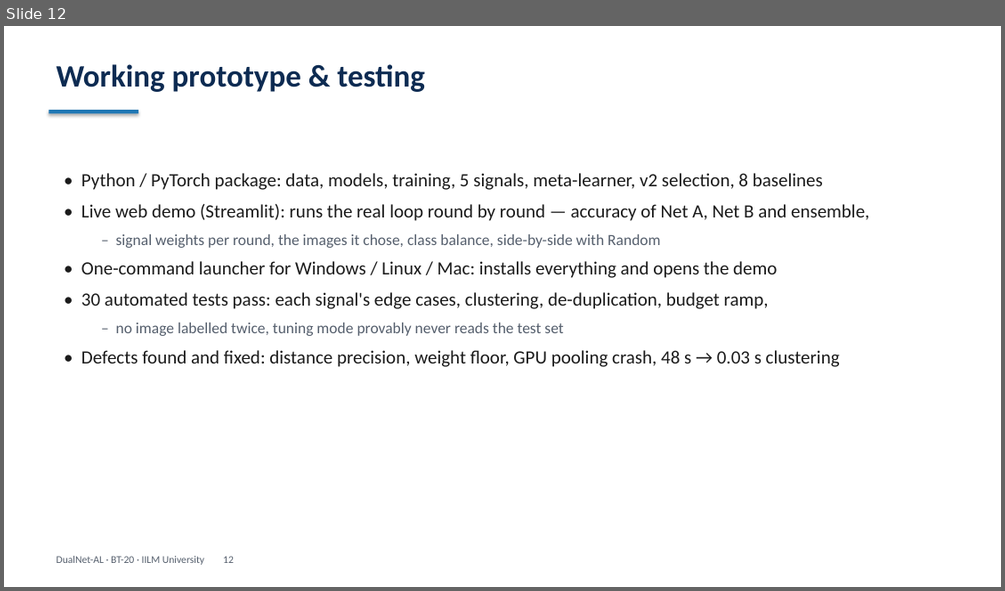
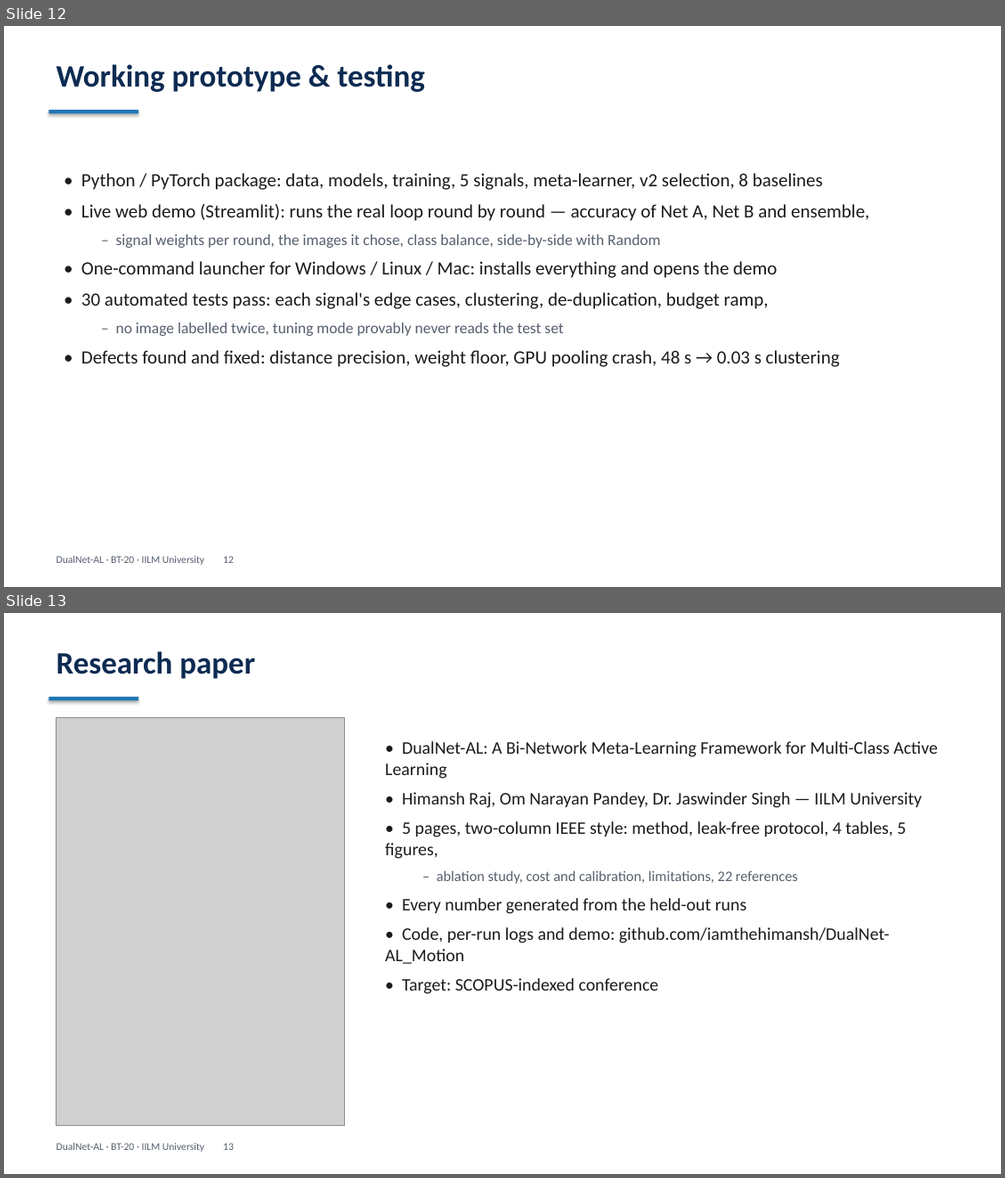
Before and after one commit to iamthehimansh/DualNet-AL_Motion, a slide deck: deliverables/DualNet-AL_Midterm.pptx. Shown one above the other, each under a label of ours: slide 12 before the commit, slides 12 and 13 after it. The pictures are 1005x591 and 1005x1178 pixels, drawn with LibreOffice and Linux fonts; fonts in the diff are those of the drawing; grey boxes stand for pictures. Boxes give left, top, right and bottom in pixels: in the first picture for what was removed or moved away, otherwise in the second. Text is boxed around its words. In the diff, an @@ line names an element or a change of style, - is before the commit and + after.

Commit message:
Add research paper (3 authors), paper slide and video scene
The paper (deliverables/DualNet-AL_Paper.pdf, 5 pages) is generated by
build_paper.py from the held-out results, so its numbers match the slides,
video and README. Authors: Himansh Raj, Om Narayan Pandey, Jaswinder Singh.

```diff
--- a/deliverables/DualNet-AL_Midterm.pptx
+++ b/deliverables/DualNet-AL_Midterm.pptx
@@ slide 13 added at bbox=[4, 613, 1001, 1174], background #FFFFFF @@
@@ text added at bbox=[57, 651, 255, 679], 30 pt, text #0D2B52, bold @@
+Research paper
@@ rectangle added at bbox=[48, 697, 138, 700], fill #1F77B4 @@
@@ picture added at bbox=[57, 718, 344, 1126] @@
@@ text added at bbox=[385, 741, 938, 994], 17 pt, text #1B1B1B @@
+• DualNet-AL: A Bi-Network Meta-Learning Framework for Multi-Class Active Learning
+• Himansh Raj, Om Narayan Pandey, Dr. Jaswinder Singh — IILM University
+• 5 pages, two-column IEEE style: method, leak-free protocol, 4 tables, 5 figures,
+  – ablation study, cost and calibration, limitations, 22 references
+• Every number generated from the held-out runs
+• Code, per-run logs and demo: github.com/iamthehimansh/DualNet-AL_Motion
+• Target: SCOPUS-indexed conference
@@ text added at bbox=[57, 1143, 234, 1151], 10 pt, text #555F6D @@
+DualNet-AL · BT-20 · IILM University 13
```
Also in this commit, not shown: 2 slides changed, 12 other files.
